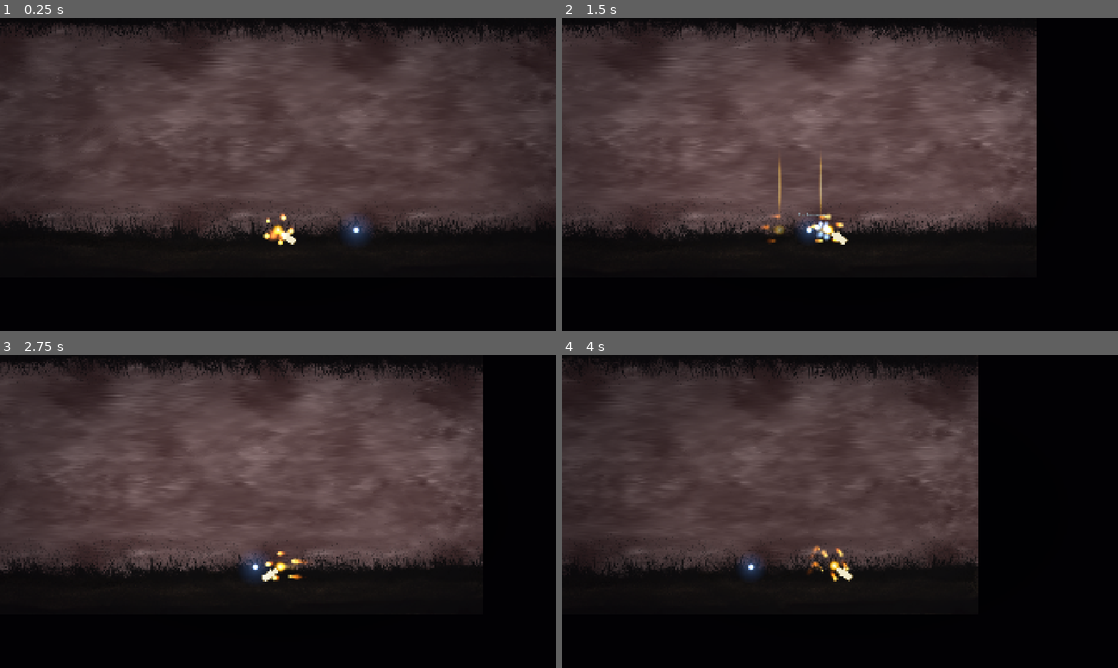
Above: before the commit, frames 1-4 (two rows, left to right).
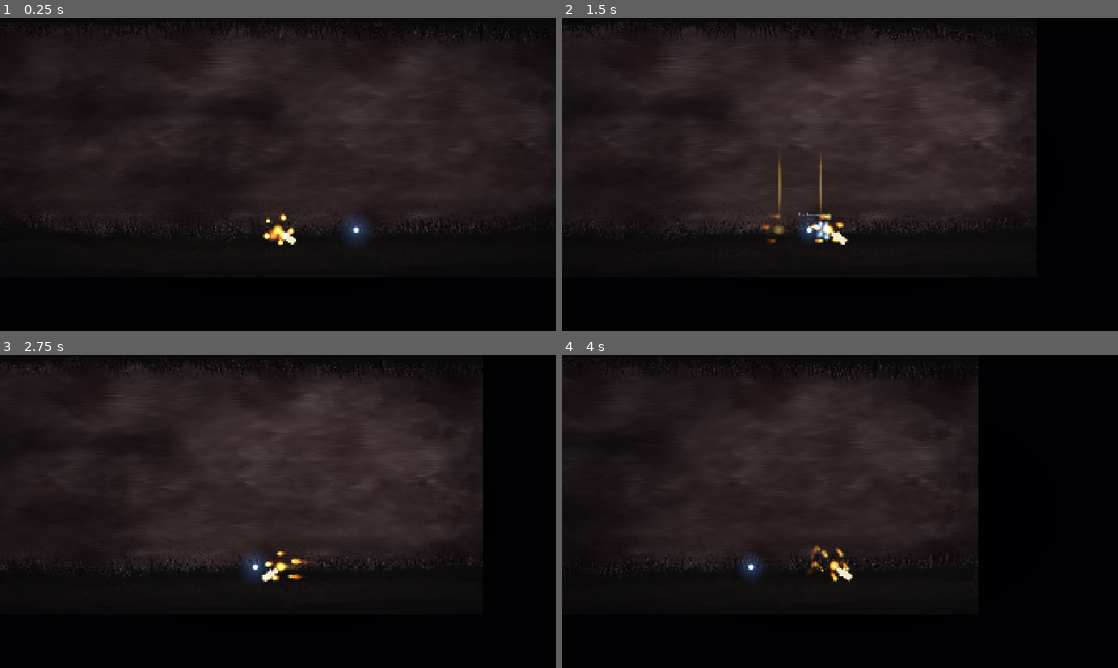
Above: after the commit, the same moments.

Repository: Ito-x/Zell
Game: Godot game, scene res://scenes/world/LesYeux.tscn
Same seed, same stepped clock (60 frames per second), same inputs: the game is played once before the commit and once after it.
Inputs (mouse positions are in pixels of both pictures, inside the frame that each line leads up to):
- Up to frame 1 (0.25 s): no input
- Up to frame 2 (1.5 s): tap Enter at 0.5 s; move the mouse to (962, 158) at 0.52 s; hold D (move_right) from 0.53 s (still down); click (962, 158) at 0.6 s; tap Space (jump) at 0.77 s; move the mouse to (728, 190) at 1.27 s; right-click (728, 190) at 1.35 s
- Up to frame 3 (2.75 s): tap Space (jump) at 1.52 s; move the mouse to (333, 442) at 2.02 s; release D (move_right) at 2.03 s; hold A (move_left) from 2.03 s (still down); tap F (impulsion) at 2.1 s
- Up to frame 4 (4 s): move the mouse to (812, 574) at 2.77 s; release A (move_left) at 2.78 s; hold D (move_right) from 2.78 s (still down); tap E (interact) at 2.85 s; tap Space (jump) at 3.02, 3.77 s; move the mouse to (1006, 558) at 3.52 s; hold S (look_down) from 3.53 s (still down)

The runs differ from the first frame. In frame 1, 56% of the frame differs, in the area x 0-100%, y 1-71%; in frame 2, 51%; in frame 3, 51%; in frame 4, 41%.

Commit message:
feat(LesYeux): vrai brouillard noir fluide sur la chair
- flesh_breathing: nappe de brume fbm (interpolation quintique + octaves
  tournees + warp de domaine) => volutes organiques, plus de cubes
- derive lente (fog_speed) + warp (fog_warp) pour un brouillard vivant
- melange sur la chair via le masque flesh => cils epargnes
- coexiste avec la PR Impulsion (objectif 6) integree par rebase
- verifie via capture d'ecran

Co-Authored-By: Claude Opus 4.7 <noreply@anthropic.com>

Diff:
--- a/assets/shaders/flesh_breathing.gdshader
+++ b/assets/shaders/flesh_breathing.gdshader
@@ -1,31 +1,71 @@
 // flesh_breathing.gdshader
 // Fond de chair de la zone Les Yeux (image unique : chair + cils noirs intégrés).
 //
-//  - Tâche 3 : la CHAIR respire (zoom UV + luminosité, via TIME), de façon
-//    visible mais douce.
-//  - Tâche 2 : les CILS (zones noires) ondulent légèrement en continu, et
-//    s'écartent de Zell à son passage (sillage), via un décalage d'UV horizontal.
-//  - Le noir reste net : détecté par sa luminance (masque "grass").
+//  - Tâche 3 : la CHAIR respire (zoom UV + luminosité, via TIME).
+//  - Tâche 2 : les CILS (zones noires) ondulent et s'écartent de Zell (sillage).
+//  - Fog noir : vraie brume fluide (fbm + warp de domaine) qui dérive sur la
+//    chair, en épargnant les cils (via le masque "flesh").
 shader_type canvas_item;
 
 // --- Respiration (chair) ---
 uniform float breath_speed : hint_range(0.0, 3.0) = 0.8;
-uniform float uv_amount : hint_range(0.0, 0.15) = 0.035;    // amplitude du zoom UV
-uniform float bright_amount : hint_range(0.0, 0.6) = 0.20;  // amplitude de luminosité
+uniform float uv_amount : hint_range(0.0, 0.15) = 0.035;
+uniform float bright_amount : hint_range(0.0, 0.6) = 0.20;
+uniform float flesh_darken : hint_range(0.0, 1.0) = 0.35;
+
+// --- Fog noir (brume fluide sur la chair) ---
+uniform vec4 fog_color : source_color = vec4(0.01, 0.006, 0.02, 1.0);
+uniform float fog_density : hint_range(0.0, 1.0) = 0.75;
+uniform float fog_scale : hint_range(0.5, 8.0) = 3.0;
+uniform float fog_speed : hint_range(0.0, 0.5) = 0.02;
+uniform float fog_warp : hint_range(0.0, 3.0) = 1.4;        // déforme le bruit => volutes
+uniform float fog_contrast_lo : hint_range(0.0, 1.0) = 0.2;
+uniform float fog_contrast_hi : hint_range(0.0, 1.5) = 1.0;
 
 // --- Séparation chair / noir ---
 uniform float flesh_threshold : hint_range(0.0, 0.5) = 0.06;
 uniform float flesh_softness : hint_range(0.001, 0.3) = 0.08;
 
 // --- Cils : balancement ambiant + sillage du joueur ---
-// player_pos est en UV [0..1] (fourni par BackgroundFlesh.gd) ; hors-champ par défaut.
 uniform vec2 player_pos = vec2(-1.0, -1.0);
-uniform float wake_radius : hint_range(0.0, 0.5) = 0.10;    // portée du sillage (UV)
-uniform float wake_strength : hint_range(0.0, 0.2) = 0.03;  // écartement max (UV)
+uniform float wake_radius : hint_range(0.0, 0.5) = 0.10;
+uniform float wake_strength : hint_range(0.0, 0.2) = 0.03;
 uniform float sway_speed : hint_range(0.0, 4.0) = 1.2;
 uniform float sway_amount : hint_range(0.0, 0.05) = 0.004;
 
 float luminance(vec3 c) { return dot(c, vec3(0.299, 0.587, 0.114)); }
+
+// Hash 2D peu directionnel (style iq).
+float hash(vec2 p) {
+	p = fract(p * vec2(123.34, 345.45));
+	p += dot(p, p + 34.345);
+	return fract(p.x * p.y);
+}
+
+// Bruit de valeur avec interpolation quintique (lisse, sans cassures de grille).
+float vnoise(vec2 p) {
+	vec2 i = floor(p);
+	vec2 f = fract(p);
+	vec2 u = f * f * f * (f * (f * 6.0 - 15.0) + 10.0);
+	float a = hash(i);
+	float b = hash(i + vec2(1.0, 0.0));
+	float c = hash(i + vec2(0.0, 1.0));
+	float d = hash(i + vec2(1.0, 1.0));
+	return mix(mix(a, b, u.x), mix(c, d, u.x), u.y);
+}
+
+// fbm : octaves tournées (anti-alignement sur les axes => pas de cubes).
+float fbm(vec2 p) {
+	float v = 0.0;
+	float amp = 0.5;
+	mat2 rot = mat2(vec2(0.8, 0.6), vec2(-0.6, 0.8));
+	for (int i = 0; i < 5; i++) {
+		v += amp * vnoise(p);
+		p = rot * p * 2.0;
+		amp *= 0.5;
+	}
+	return v;
+}
 
 void fragment() {
 	float pulse = 0.5 + 0.5 * sin(TIME * breath_speed);
@@ -33,24 +73,35 @@
 	// Masque échantillonné à l'UV d'origine => bords nets.
 	vec3 base = texture(TEXTURE, UV).rgb;
 	float flesh = smoothstep(flesh_threshold, flesh_threshold + flesh_softness, luminance(base));
-	float grass = 1.0 - flesh; // 1 sur le noir (cils), 0 sur la chair
+	float grass = 1.0 - flesh;
 
-	// 1) Respiration : zoom UV doux, sur la chair seulement.
+	// 1) Respiration : zoom UV doux, chair seulement.
 	vec2 breath_uv = (UV - 0.5) * (1.0 - uv_amount * pulse) + 0.5;
 	vec2 final_uv = mix(UV, breath_uv, flesh);
 
 	// 2) Cils : balancement ambiant + sillage qui s'écarte de Zell.
 	float sway = sin(UV.x * 40.0 + TIME * sway_speed) * sway_amount;
-	float dist = distance(UV, player_pos);
-	float infl = smoothstep(wake_radius, 0.0, dist);          // 1 près du joueur
-	float dir = sign(UV.x - player_pos.x);                    // pousse à l'opposé
+	float d = distance(UV, player_pos);
+	float infl = smoothstep(wake_radius, 0.0, d);
+	float dir = sign(UV.x - player_pos.x);
 	float wake = dir * wake_strength * infl;
 	final_uv.x += (sway + wake) * grass;
 
 	vec3 col = texture(TEXTURE, final_uv).rgb;
 
-	// Luminosité qui respire, chair seulement (le noir reste noir).
+	// Luminosité qui respire, chair seulement.
 	col *= 1.0 + bright_amount * (pulse - 0.5) * 2.0 * flesh;
+
+	// Assombrissement de base de la chair.
+	col *= mix(1.0, 1.0 - flesh_darken, flesh);
+
+	// 3) Fog noir fluide : fbm dérivant + warp de domaine pour des volutes.
+	vec2 fp = UV * fog_scale + vec2(TIME * fog_speed, TIME * fog_speed * 0.4);
+	vec2 warp = vec2(fbm(fp + vec2(0.0, 1.7)), fbm(fp + vec2(4.2, 0.0)));
+	float fogn = fbm(fp + fog_warp * warp);
+	fogn = smoothstep(fog_contrast_lo, fog_contrast_hi, fogn);
+	float fog_amt = fogn * fog_density * flesh;
+	col = mix(col, fog_color.rgb, fog_amt);
 
 	COLOR = vec4(col, 1.0);
 }
--- a/scenes/world/LesYeux.tscn
+++ b/scenes/world/LesYeux.tscn
@@ -19,6 +19,14 @@
 shader_parameter/breath_speed = 0.8
 shader_parameter/uv_amount = 0.035
 shader_parameter/bright_amount = 0.2
+shader_parameter/flesh_darken = 0.35
+shader_parameter/fog_color = Color(0.01, 0.006, 0.02, 1)
+shader_parameter/fog_density = 0.75
+shader_parameter/fog_scale = 3.0
+shader_parameter/fog_speed = 0.02
+shader_parameter/fog_warp = 1.4
+shader_parameter/fog_contrast_lo = 0.2
+shader_parameter/fog_contrast_hi = 1.0
 shader_parameter/flesh_threshold = 0.06
 shader_parameter/flesh_softness = 0.08
 shader_parameter/player_pos = Vector2(-1, -1)
Not shown, added: assets/shaders/impulsion_wave.gdshader.uid
Not shown, added: scenes/player/ImpulsionWave.gd.uid
Not shown, added: scripts/components/Revealable.gd.uid
